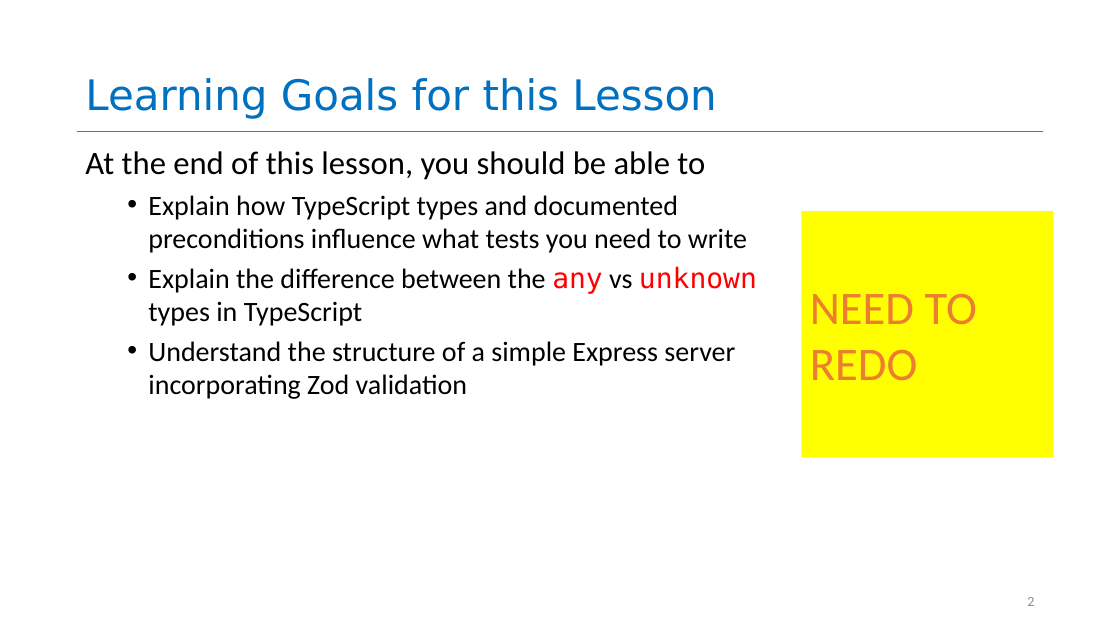
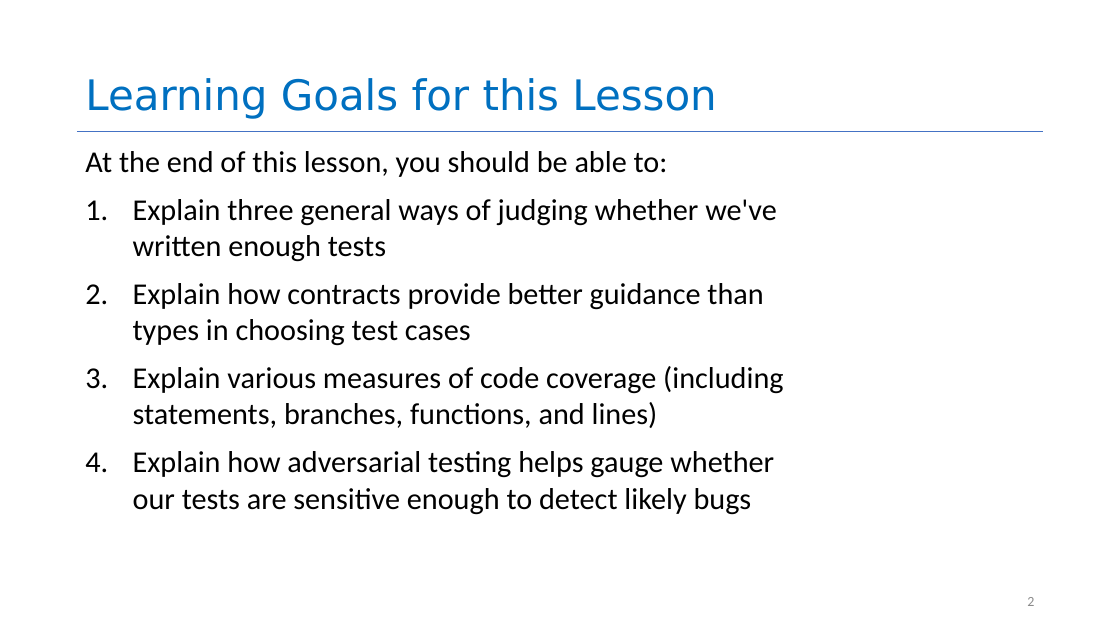
Before and after one commit to neu-se/CS4530-Fall-2026, a slide deck: slide 2 of Slides/Module 03 Unit Testing.pptx. Drawn at 1120x630 pixels with LibreOffice and Linux fonts; fonts in the diff are those of the drawing. Boxes give left, top, right and bottom in pixels: in the first picture for what was removed or moved away, otherwise in the second. Text is boxed around its words. In the diff, an @@ line names an element or a change of style, - is before the commit and + after.

```diff
--- a/Slides/Module 03 Unit Testing.pptx
+++ b/Slides/Module 03 Unit Testing.pptx
@@ text at [85, 151, 783, 515]: text changed; size 24 to 25.9 pt @@
-At the end of this lesson, you should be able to
-  • Explain how TypeScript types and documented preconditions influence what tests you need to write
-  • Explain the difference between the any vs unknown types in TypeScript
-  • Understand the structure of a simple Express server incorporating Zod validation
+At the end of this lesson, you should be able to:
+1. Explain three general ways of judging whether we've written enough tests
+2. Explain how contracts provide better guidance than types in choosing test cases
+3. Explain various measures of code coverage (including statements, branches, functions, and lines)
+4. Explain how adversarial testing helps gauge whether our tests are sensitive enough to detect likely bugs
@@ rectangle removed at [802, 211, 1054, 457] @@
-NEED TO REDO
```
Also in this commit, not shown: 1 other slide changed, 1 slide added, 4 other files.
